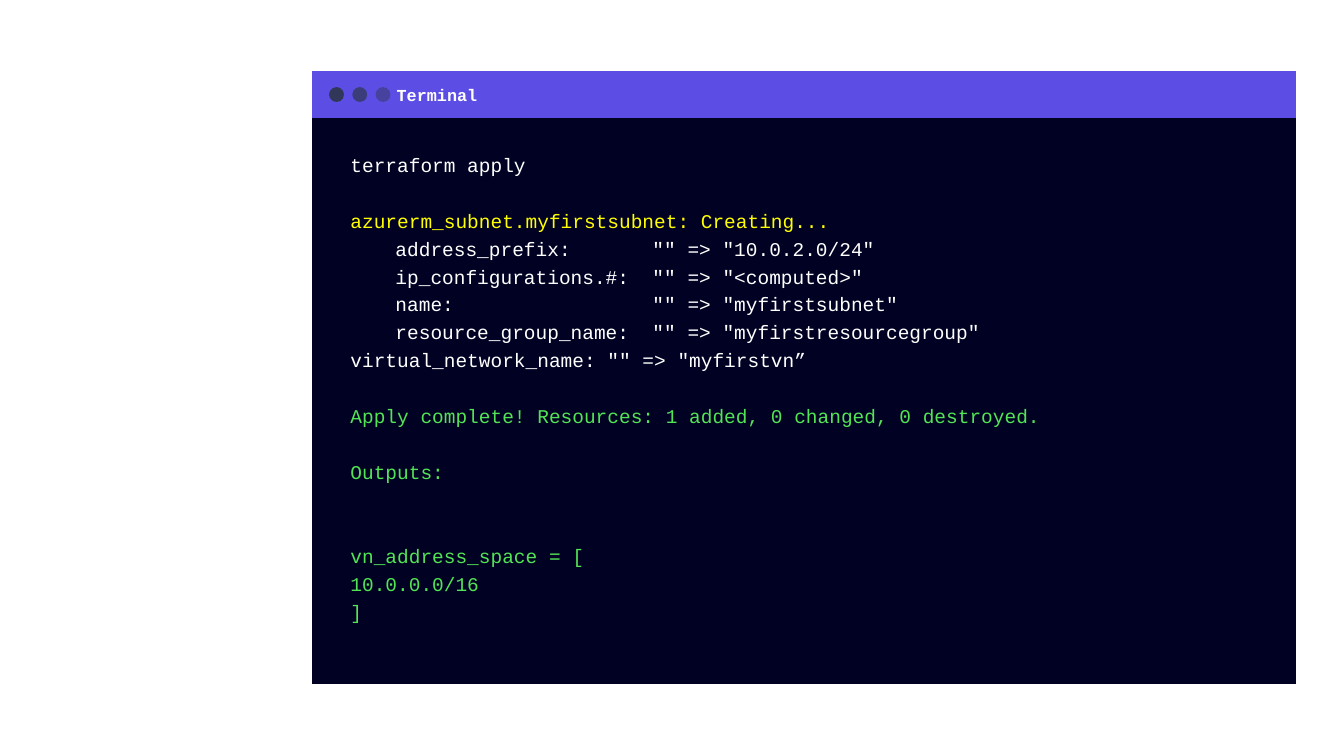
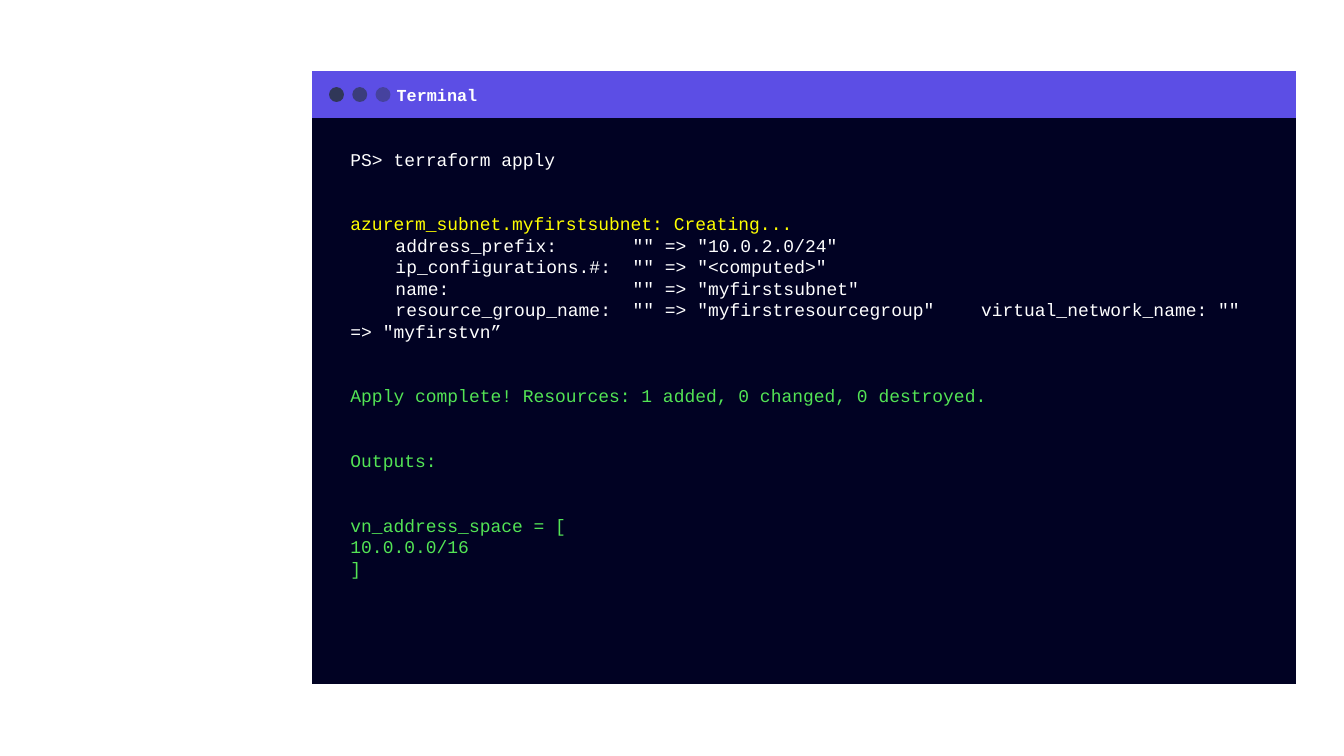
Before and after one commit to grove-mountain/azure-workshop-training, a slide deck: slide 23 of Slides/Azure and Terraform Workshop - Chapter 3.pptx (slide 21 before the commit). Drawn at 1344x756 pixels with LibreOffice and Linux fonts; fonts in the diff are those of the drawing; background and template pictures are left out. Boxes give left, top, right and bottom in pixels: in the first picture for what was removed or moved away, otherwise in the second. Text is boxed around its words. In the diff, an @@ line names an element or a change of style, - is before the commit and + after.

Commit message:
Major cleanup/test of entire slide deck.  Removed all references to AWS.  Updated all code examples with color, and Consolas font.  Added instructions on workstation setup.  The course can be taught using VSC with terraform plugins.

```diff
--- a/Slides/Azure and Terraform Workshop - Chapter 3.pptx
+++ b/Slides/Azure and Terraform Workshop - Chapter 3.pptx
@@ text at (350,153,555,170): text changed; size 13.9 to 12.8 pt @@
-terraform apply
+PS> terraform apply
@@ text at (350,218,1207,553): size 13.9 to 12.8 pt; line spacing 1.2 to 1 @@
```
Also in this commit, not shown: 12 other slides changed, 7 slides added, 4 slides removed, 2 other files.
